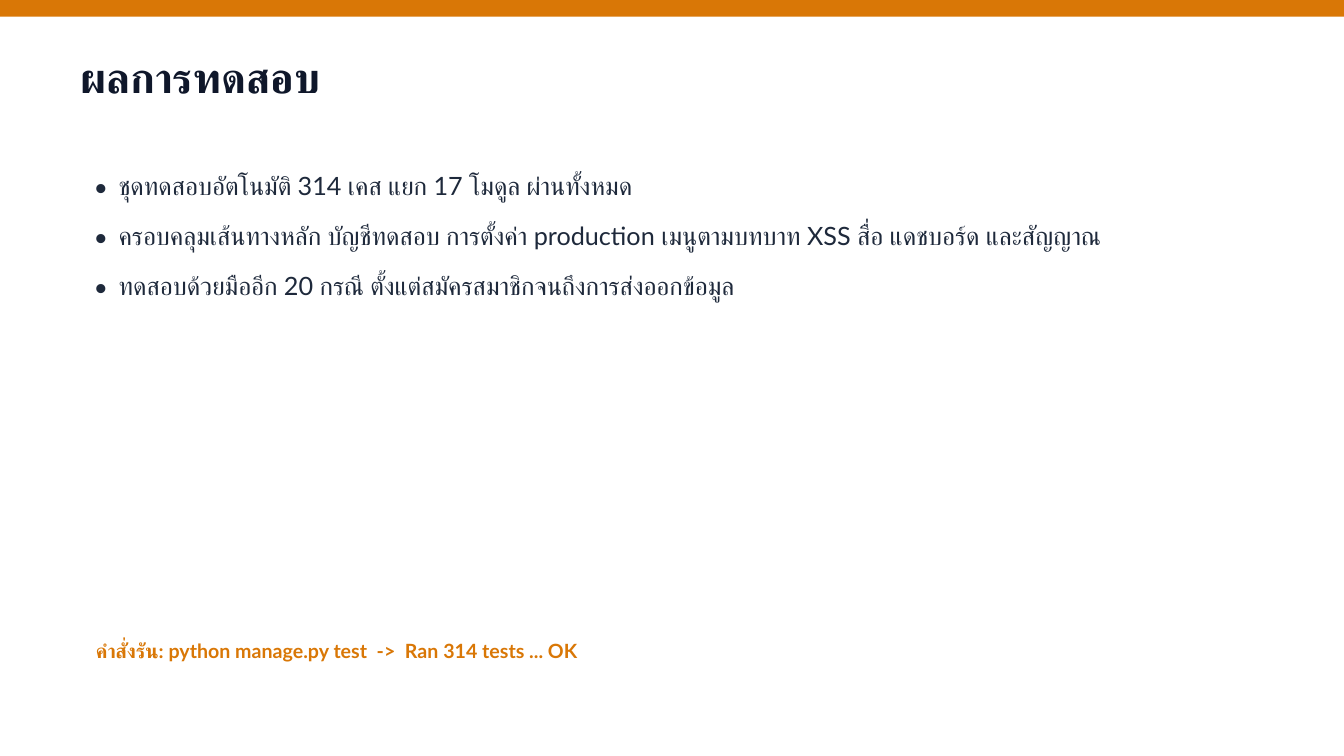
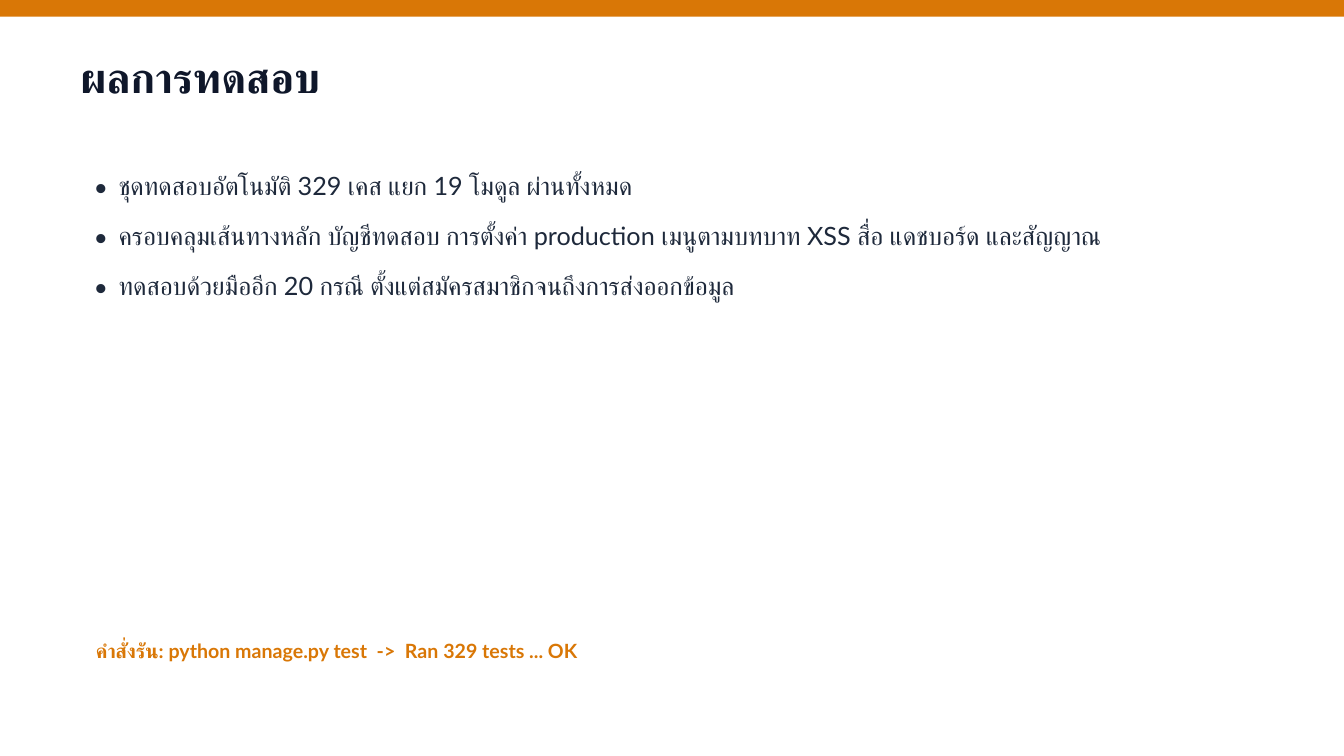
Before and after one commit to tlemtv098-dotcom/YumparkjureQRsong, a slide deck: slide 13 of deliverables/ไฟล์นำเสนอ.pptx. Drawn at 1344x756 pixels with LibreOffice and Linux fonts; fonts in the diff are those of the drawing. Boxes give left, top, right and bottom in pixels: in the first picture for what was removed or moved away, otherwise in the second. Text is boxed around its words. In the diff, an @@ line names an element or a change of style, - is before the commit and + after.

```diff
--- a/deliverables/ไฟล์นำเสนอ.pptx
+++ b/deliverables/ไฟล์นำเสนอ.pptx
@@ text at <box>119,176,632,202</box>: text changed @@
-• ชุดทดสอบอัตโนมัติ 314 เคส แยก 17 โมดูล ผ่านทั้งหมด
+• ชุดทดสอบอัตโนมัติ 329 เคส แยก 19 โมดูล ผ่านทั้งหมด
@@ text at <box>96,643,577,662</box>: text changed @@
-คำสั่งรัน: python manage.py test -> Ran 314 tests ... OK
+คำสั่งรัน: python manage.py test -> Ran 329 tests ... OK
```
Also in this commit, not shown: 4 other files.
